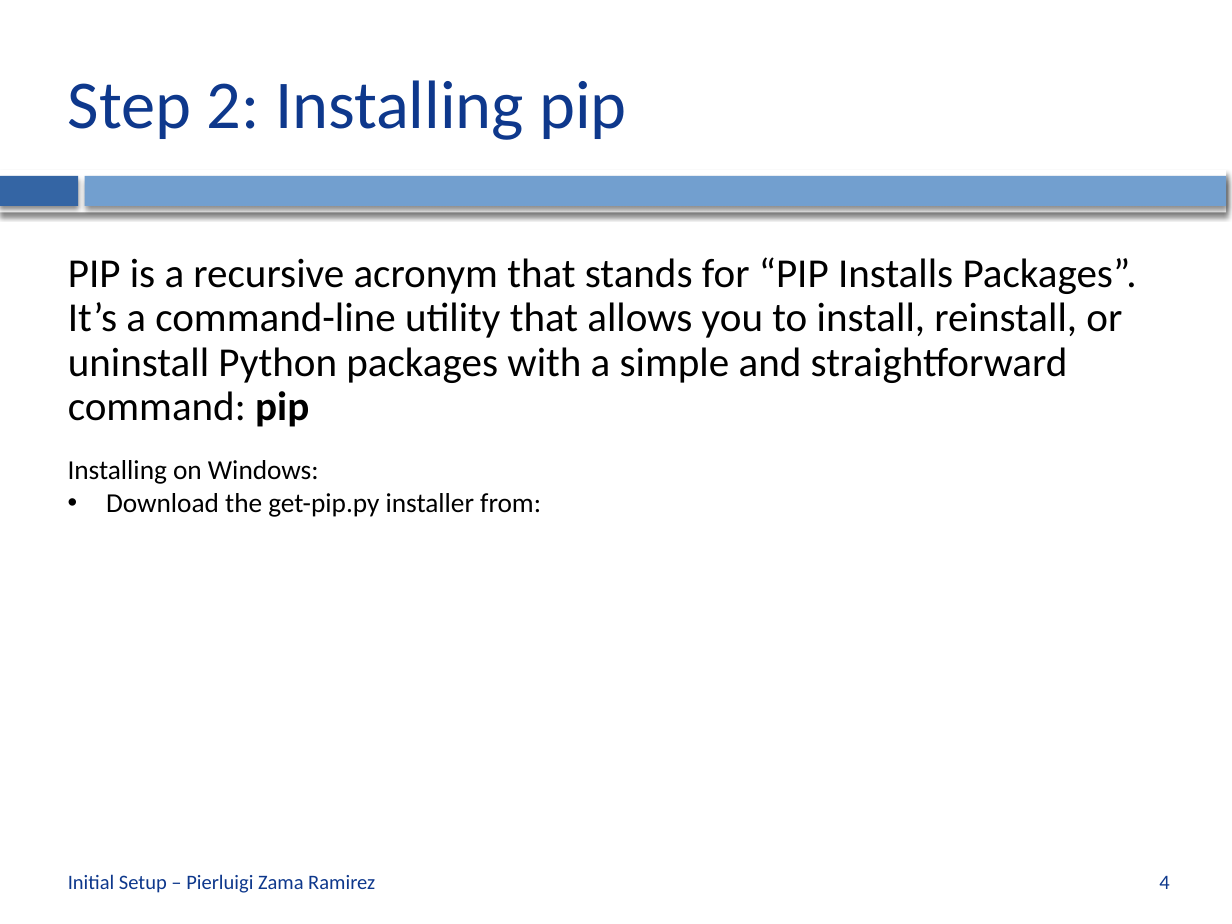
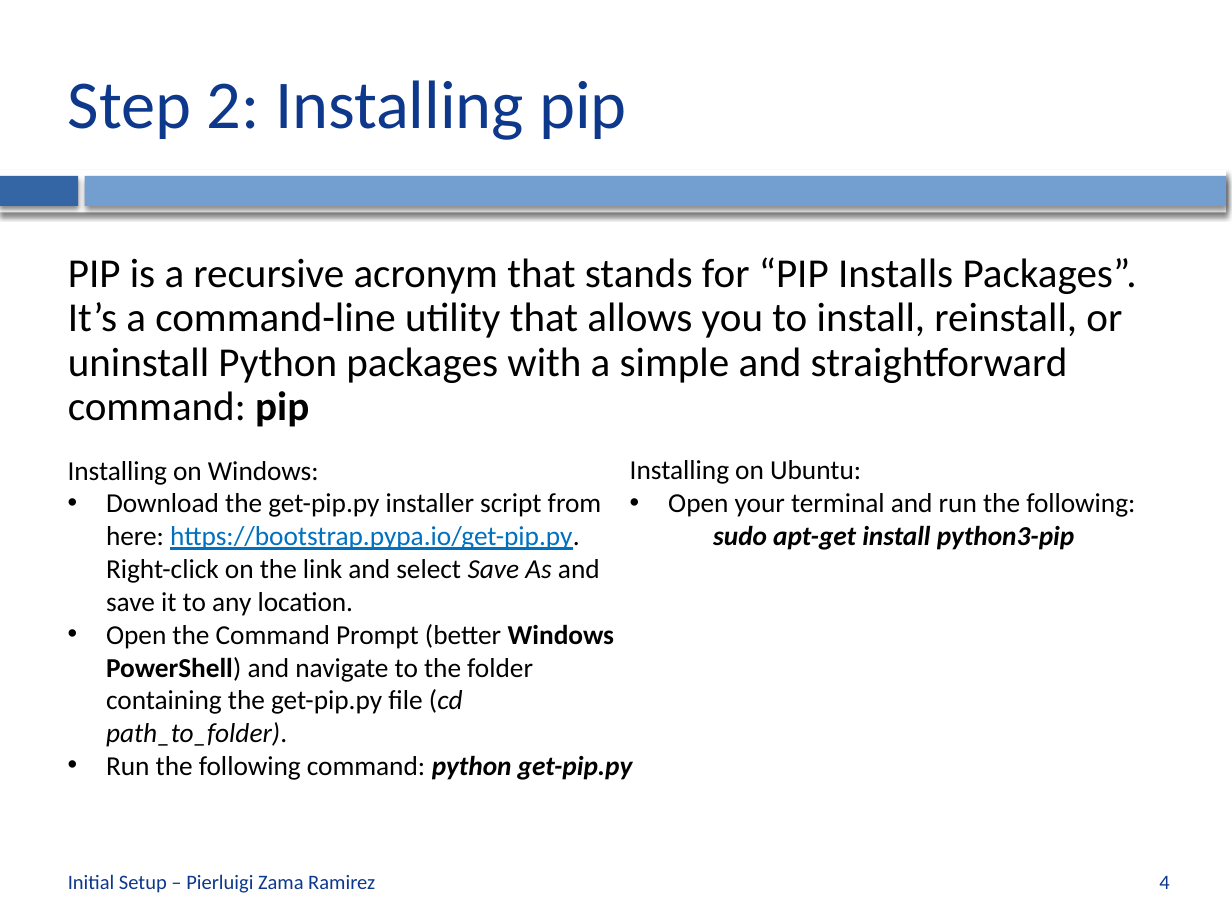
Before and after one commit to CVLAB-Unibo/ComputerVisionImageProcessing-LabSessions, a slide deck: slide 4 of LabSession0 - Initial Setup.pptx. Drawn at 1232x924 pixels with LibreOffice and Linux fonts; fonts in the diff are those of the drawing; background and template pictures are left out. Boxes give left, top, right and bottom in pixels: in the first picture for what was removed or moved away, otherwise in the second. Text is boxed around its words. In the diff, an @@ line names an element or a change of style, - is before the commit and + after.

Commit message:
update lecture 1

```diff
--- a/LabSession0 - Initial Setup.pptx
+++ b/LabSession0 - Initial Setup.pptx
@@ text added at (630, 460, 1135, 550), 16 pt, text #000000 @@
+Installing on Ubuntu:
+• Open your terminal and run the following:
+sudo apt-get install python3-pip
@@ text at (106, 493, 633, 780): text changed @@
-• Download the get-pip.py installer from:
+• Download the get-pip.py installer script from here: https://bootstrap.pypa.io/get-pip.py. Right-click on the link and select Save As and save it to any location.
+• Open the Command Prompt (better Windows PowerShell) and navigate to the folder containing the get-pip.py file (cd path_to_folder).
+• Run the following command: python get-pip.py
```
Also in this commit, not shown: 6 other slides changed, 2 slides added, 2 other files.
